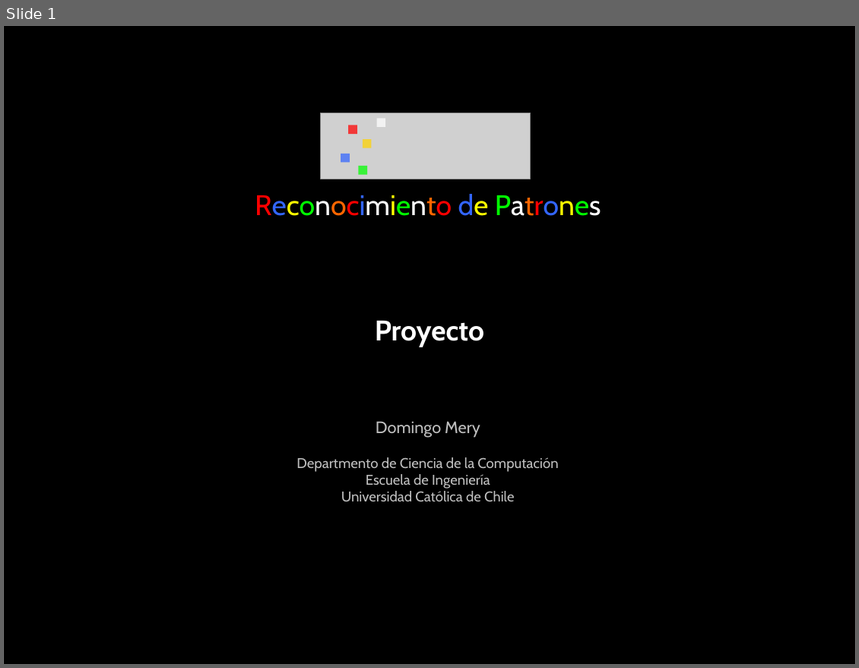
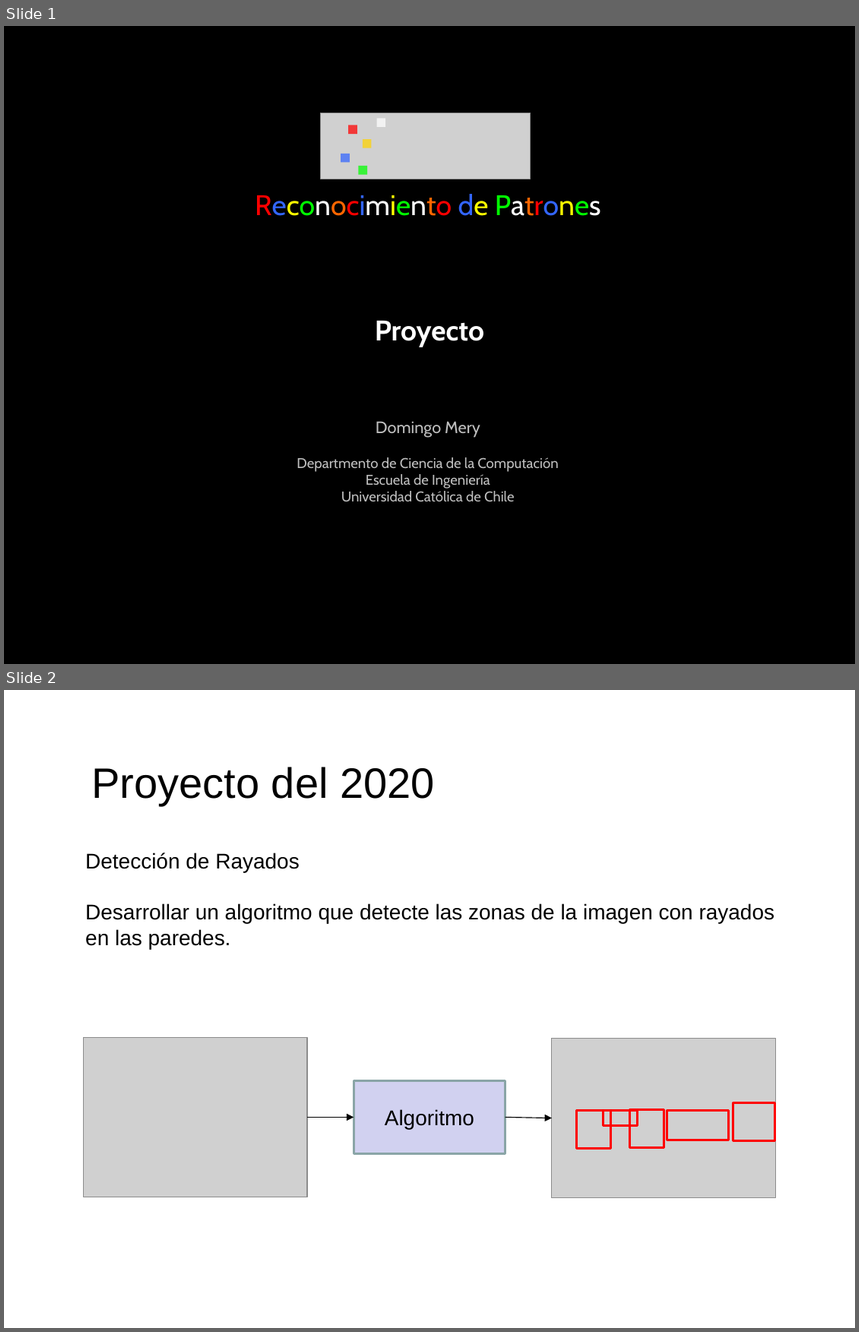
Before and after one commit to domingomery/patrones, a slide deck: clases/Cap00_Lineas_Generales/program/PAT00_Proyecto.pptx. Shown one above the other, each under a label of ours: slide 1 before the commit, slides 1 and 2 after it. The pictures are 859x668 and 859x1332 pixels, drawn with LibreOffice and Linux fonts; fonts in the diff are those of the drawing; grey boxes stand for pictures. Boxes give left, top, right and bottom in pixels: in the first picture for what was removed or moved away, otherwise in the second. Text is boxed around its words. In the diff, an @@ line names an element or a change of style, - is before the commit and + after.

```diff
--- a/clases/Cap00_Lineas_Generales/program/PAT00_Proyecto.pptx
+++ b/clases/Cap00_Lineas_Generales/program/PAT00_Proyecto.pptx
@@ slide 2 added at bbox=[4, 690, 855, 1328], background #FFFFFF @@
@@ text added at bbox=[92, 767, 435, 806], 36 pt, text #000000 @@
+Proyecto del 2020
@@ text added at bbox=[85, 853, 775, 949], 18 pt, text #000000 @@
+Detección de Rayados
+Desarrollar un algoritmo que detecte las zonas de la imagen con rayados en las paredes.
@@ picture added at bbox=[83, 1038, 307, 1198] @@
@@ picture added at bbox=[552, 1039, 776, 1198] @@
@@ rectangle added at bbox=[354, 1081, 506, 1154], fill #D1D1F0, outline #8AA6A8 2 pt, 18 pt, text #000000 @@
+Algoritmo
@@ arrow added from (307, 1117) to (354, 1117), #000000 0.75 pt @@
@@ arrow added from (506, 1117) to (552, 1118), #000000 0.75 pt @@
@@ rectangle added at bbox=[577, 1110, 611, 1149], outline #FF0000 2 pt @@
@@ rectangle added at bbox=[603, 1110, 637, 1125], outline #FF0000 2 pt @@
@@ rectangle added at bbox=[629, 1110, 664, 1148], outline #FF0000 2 pt @@
@@ rectangle added at bbox=[667, 1110, 729, 1140], outline #FF0000 2 pt @@
@@ rectangle added at bbox=[734, 1103, 775, 1142], outline #FF0000 2 pt @@
```
Also in this commit, not shown: 1 slide removed, 10 other files.
